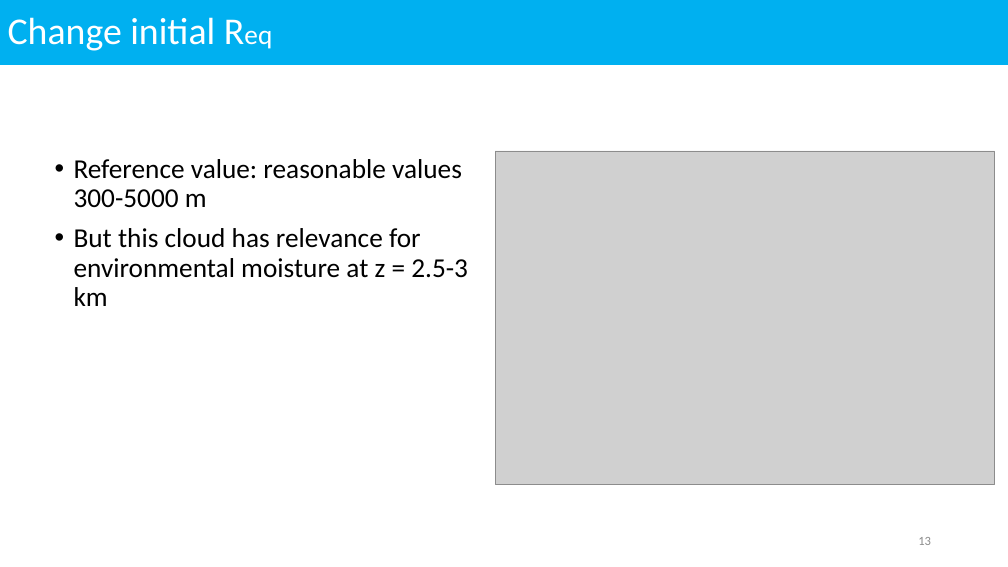
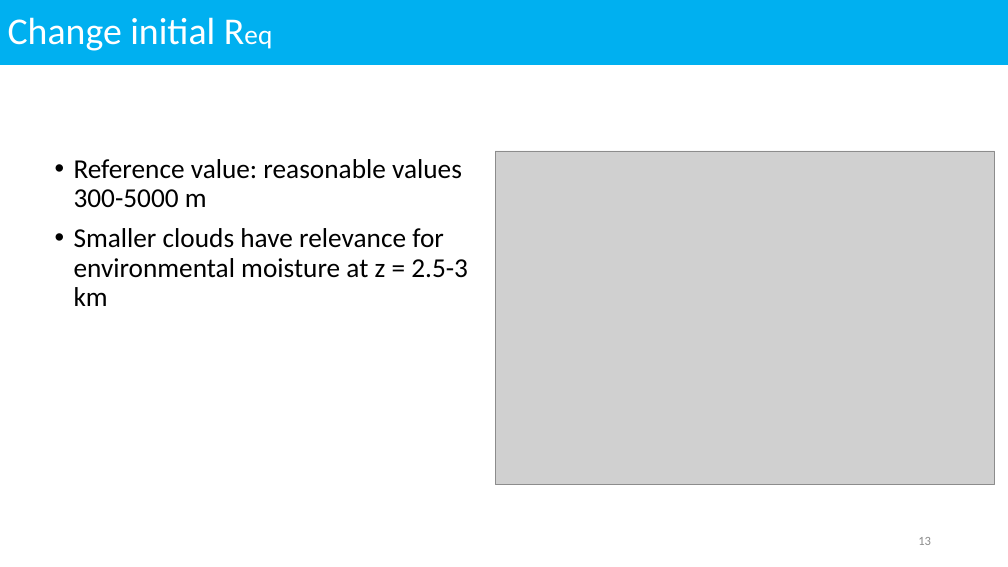
Before and after one commit to meteoNL/CloudParcelModel_SOACproject, a slide deck: slide 13 of presentation.pptx. Drawn at 1008x567 pixels with LibreOffice and Linux fonts; fonts in the diff are those of the drawing; grey boxes stand for pictures. Boxes give left, top, right and bottom in pixels: in the first picture for what was removed or moved away, otherwise in the second. Text is boxed around its words. In the diff, an @@ line names an element or a change of style, - is before the commit and + after.

```diff
--- a/presentation.pptx
+++ b/presentation.pptx
@@ text at (x1=74, y1=228, x2=468, y2=306): text changed @@
-• But this cloud has relevance for environmental moisture at z = 2.5-3 km
+• Smaller clouds have relevance for environmental moisture at z = 2.5-3 km
```
Also in this commit, not shown: 7 other slides changed.
